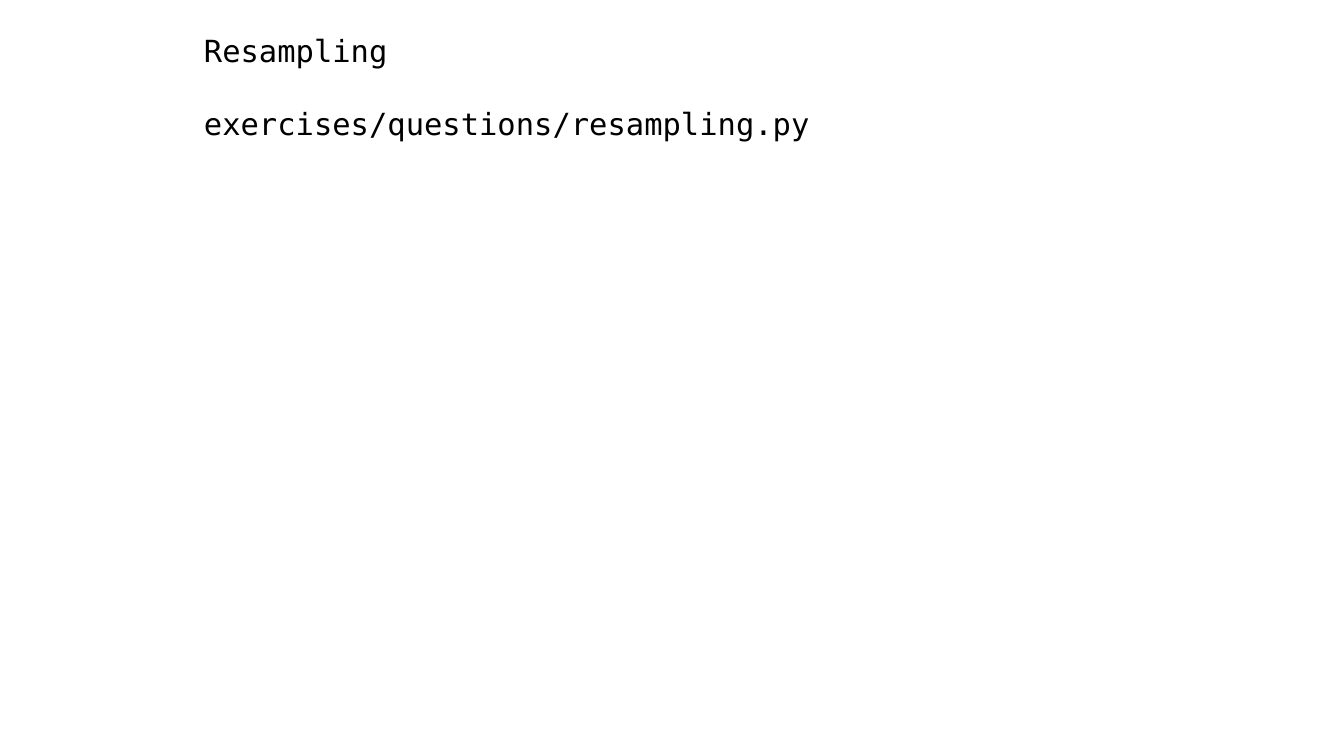
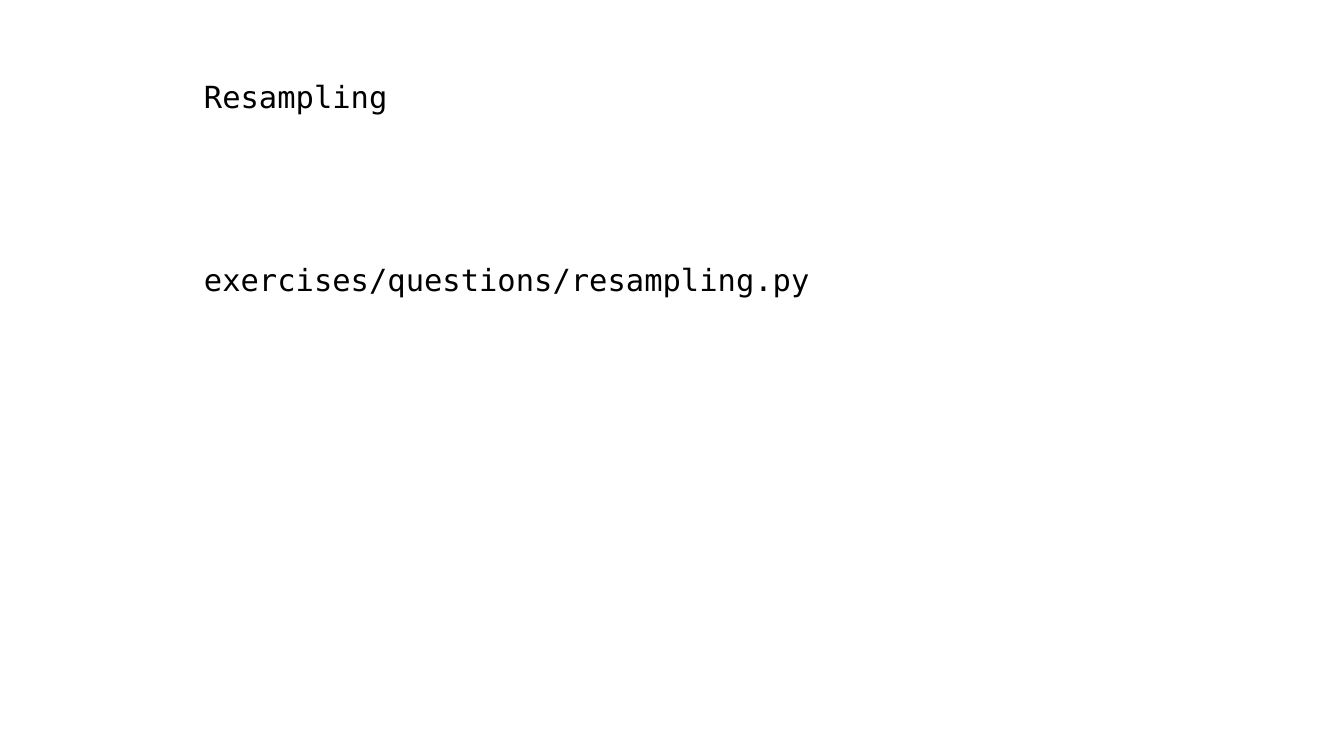
Before and after one commit to neurodatascience/QLS-course-materials, a slide deck: slide 38 of Lectures/04-NumPy_SciPy/slides.odp (slide 34 before the commit). Drawn at 1344x756 pixels with LibreOffice and Linux fonts; fonts in the diff are those of the drawing. Boxes give left, top, right and bottom in pixels: in the first picture for what was removed or moved away, otherwise in the second. Text is boxed around its words. In the diff, an @@ line names an element or a change of style, - is before the commit and + after.

```diff
--- a/Lectures/04-NumPy_SciPy/slides.odp
+++ b/Lectures/04-NumPy_SciPy/slides.odp
@@ text "Resampling" rewrapped from [204, 38, 809, 141] to [204, 84, 809, 297] @@
```
Also in this commit, not shown: 3 other slides changed, 5 slides added, 1 other file.
